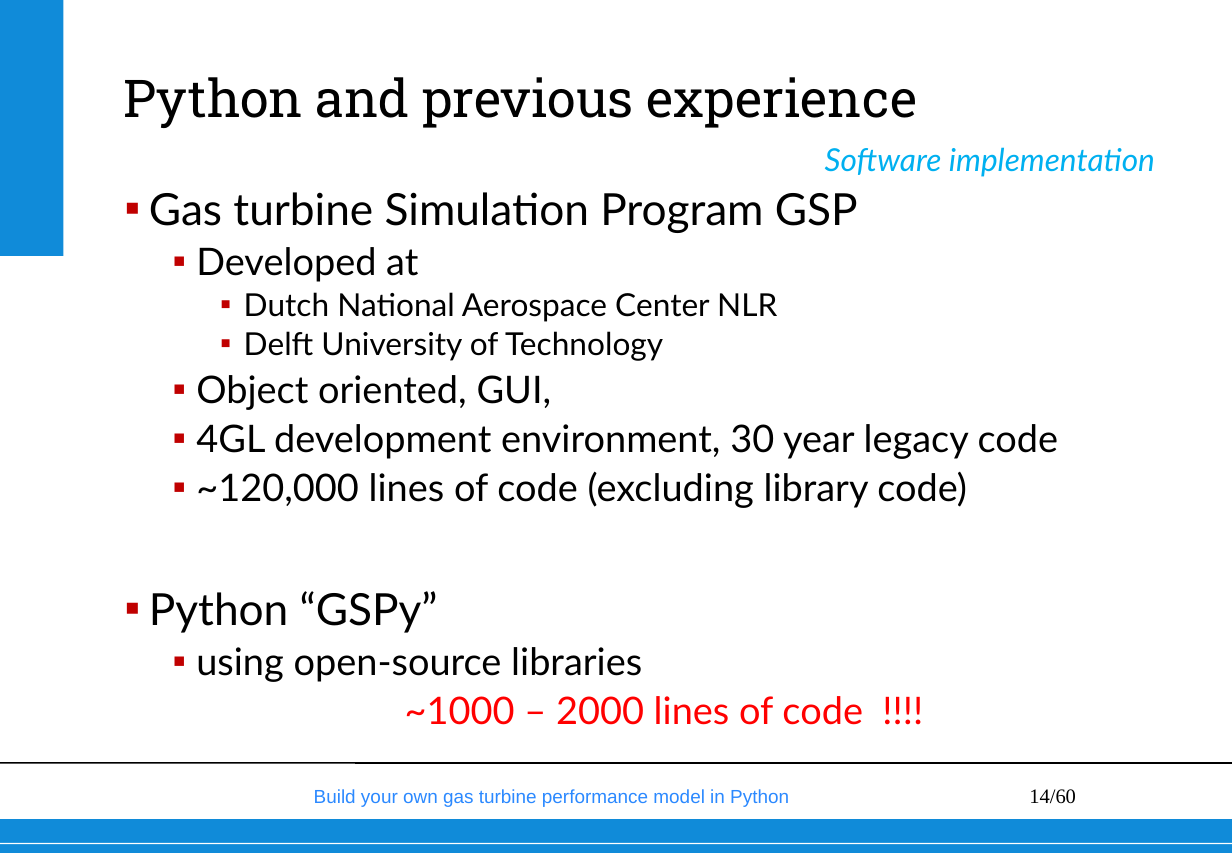
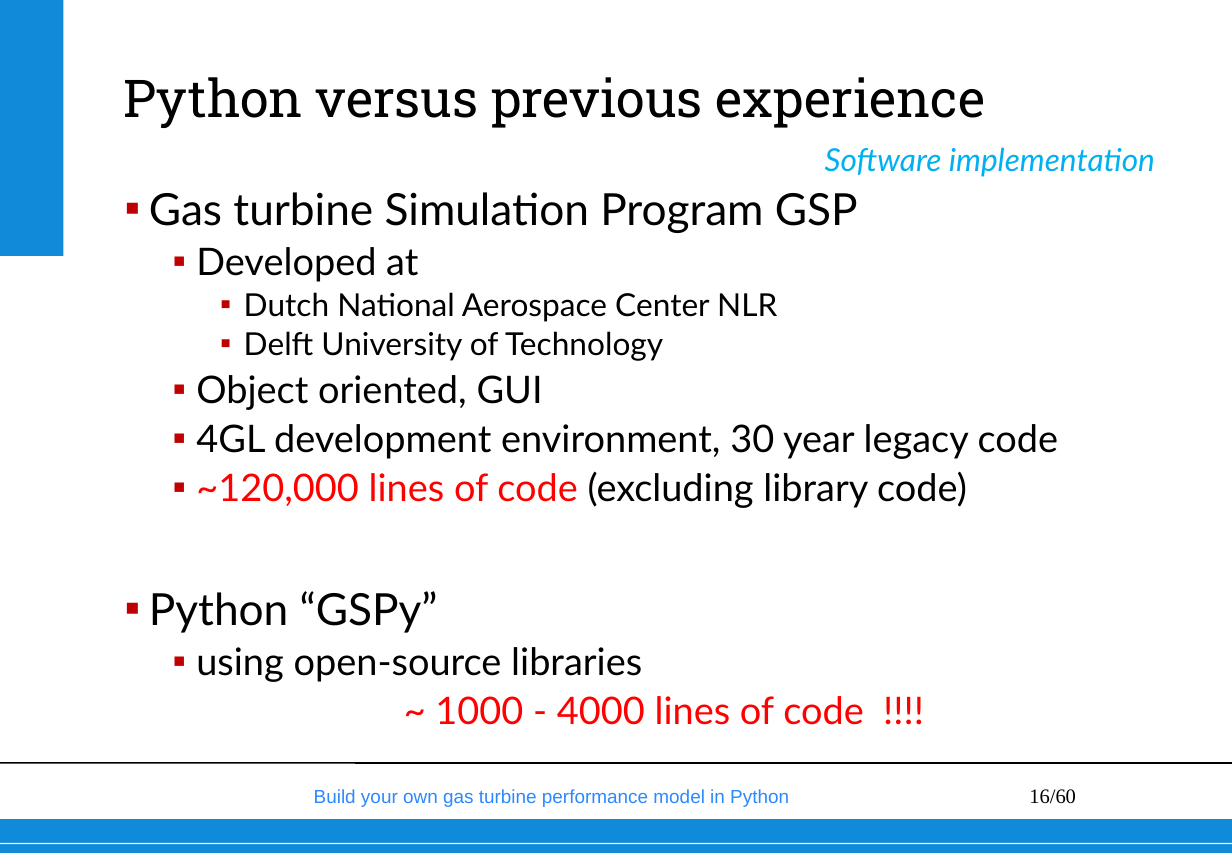
Before and after one commit to wvisser1958/GSPy, a slide deck: slide 16 of doc/Build your own gas turbine performance model from scratch.pptx (slide 14 before the commit). Drawn at 1232x853 pixels with LibreOffice and Linux fonts; fonts in the diff are those of the drawing; background and template pictures are left out. Boxes give left, top, right and bottom in pixels: in the first picture for what was removed or moved away, otherwise in the second. Text is boxed around its words. In the diff, an @@ line names an element or a change of style, - is before the commit and + after.

```diff
--- a/doc/Build your own gas turbine performance model from scratch.pptx
+++ b/doc/Build your own gas turbine performance model from scratch.pptx
@@ title at (124,77,986,128): text changed @@
-Python and previous experience
+Python versus previous experience
@@ text at (196,375,543,410): text changed @@
-  ▪ Object oriented, GUI,
+  ▪ Object oriented, GUI
@@ text at (196,471,967,508): text colour #000000 to #FF0000 in "~120,000 lines of code" @@
@@ text at (435,696,864,725): text changed @@
-  ~1000 – 2000 lines of code !!!!
+  ~ 1000 - 4000 lines of code !!!!
@@ page number at (1029,789,1076,804): text changed @@
-14/60
+16/60
```
Also in this commit, not shown: 2 other slides changed, 10 slides added.
